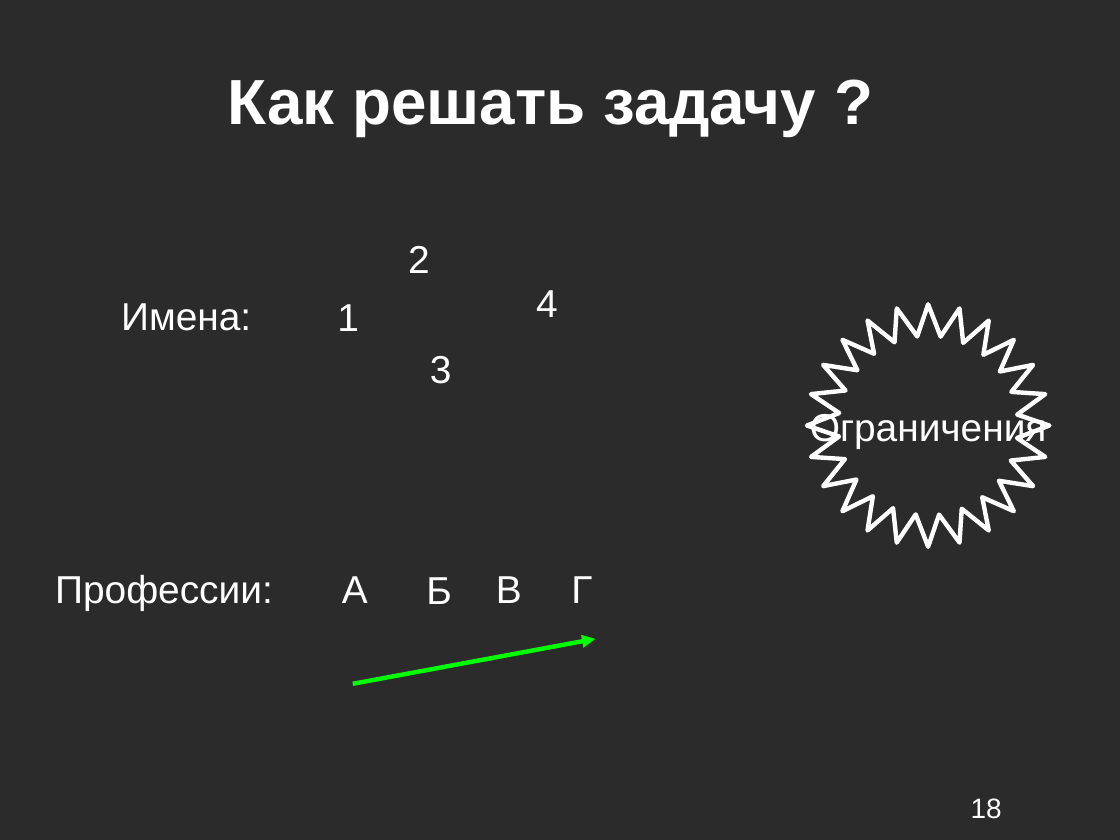
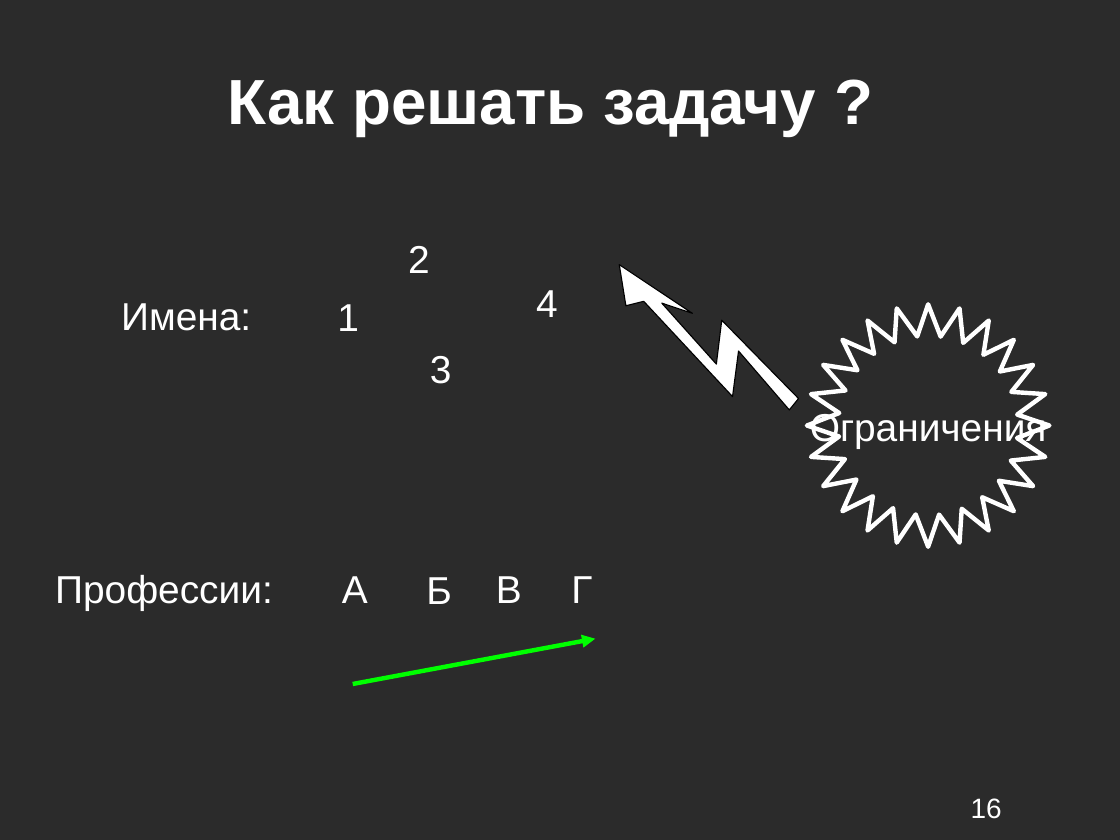
Before and after one commit to kevroletin/Coursework, a slide deck: slide 16 of 236_Кевролетин_презентация.ppt (slide 18 before the commit). Drawn at 1120x840 pixels with LibreOffice and Linux fonts; fonts in the diff are those of the drawing; background and template pictures are left out; a plain dark background stands for a picture behind light text. Boxes give left, top, right and bottom in pixels: in the first picture for what was removed or moved away, otherwise in the second. Text is boxed around its words. In the diff, an @@ line names an element or a change of style, - is before the commit and + after.

```diff
--- a/236_Кевролетин_презентация.ppt
+++ b/236_Кевролетин_презентация.ppt
@@ freeform shape added at (590, 265, 816, 424), fill #FFFFFF, outline #000000 0.74 pt @@
@@ page number at (971, 798, 1002, 819): text changed @@
-18
+16
```
Also in this commit, not shown: 8 other slides changed, 3 slides removed.
